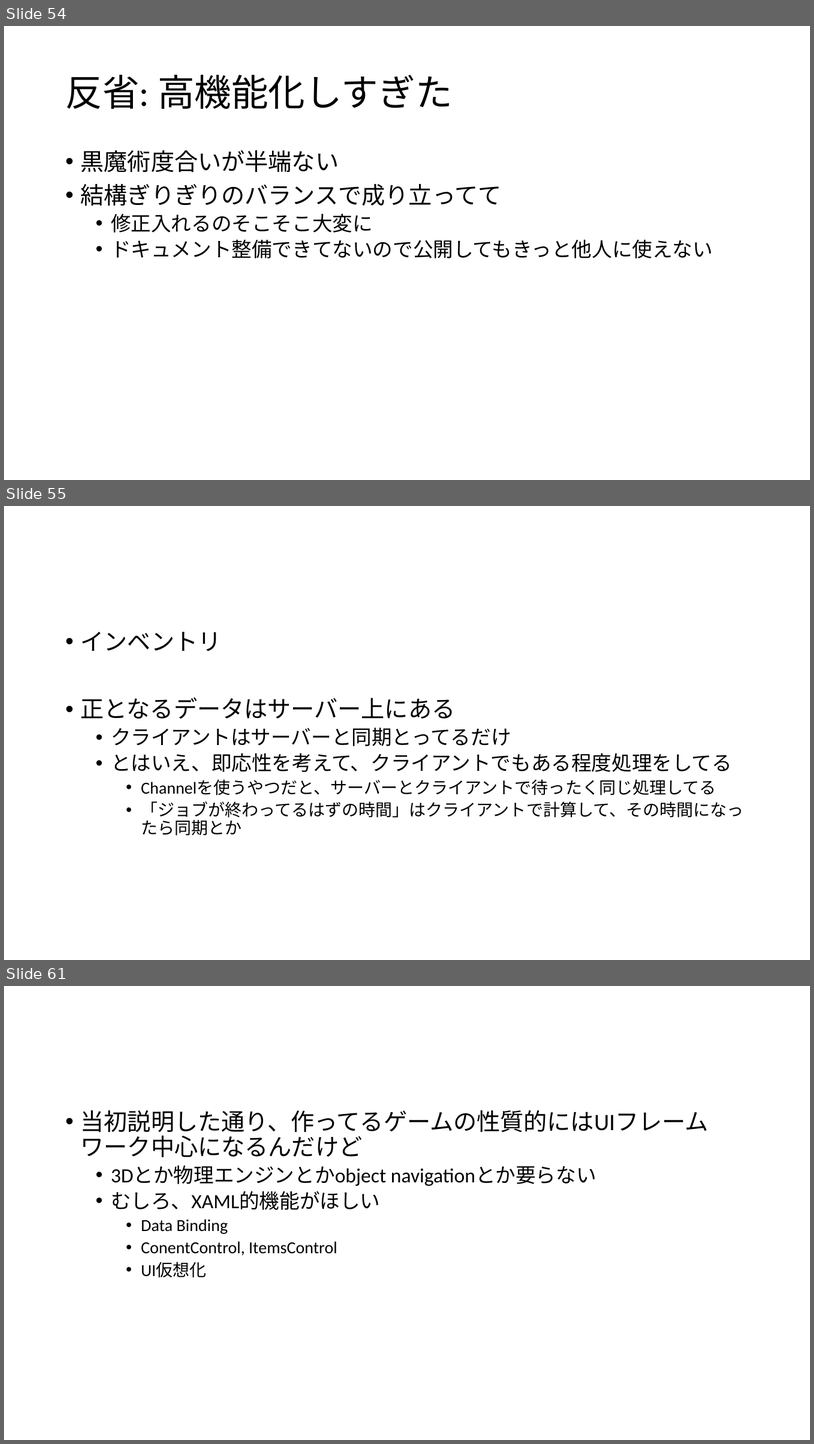
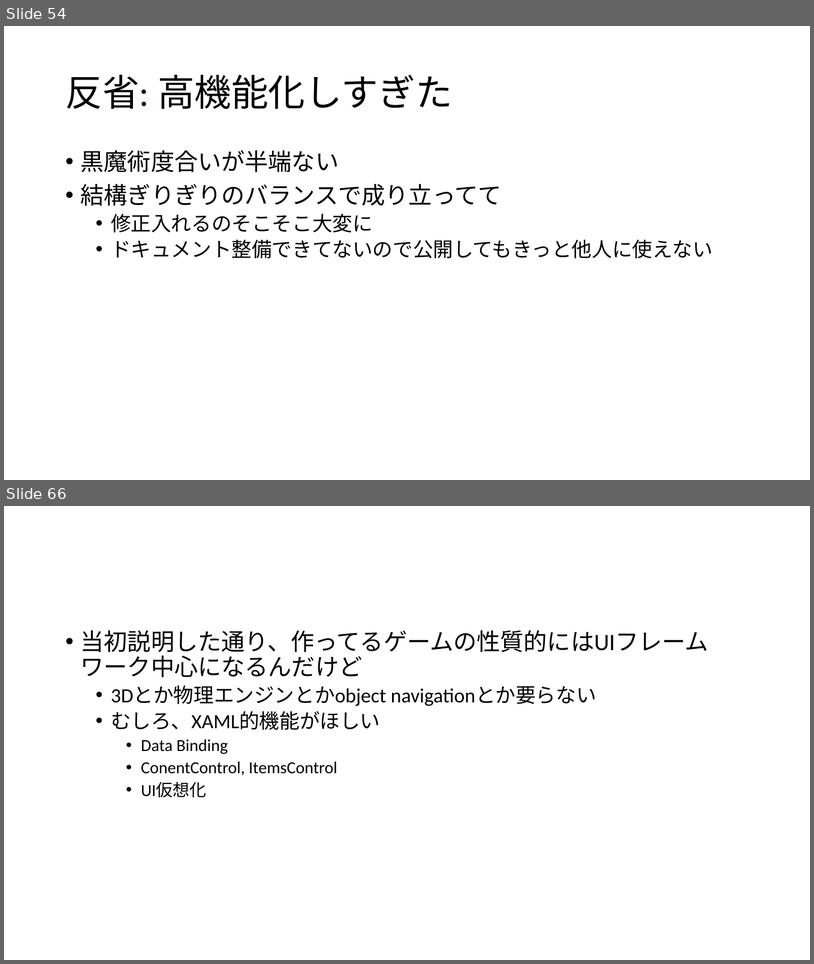
Before and after one commit to ppcuni/UnityCsharp20150321, a slide deck: doc/自社フレームワーク.pptx. Shown one above the other, each under a label of ours: slides 54, 55 and 61 before the commit, slides 54 and 66 after it; the slides between them are not shown. The pictures are 814x1444 and 814x964 pixels, drawn with LibreOffice and Linux fonts; fonts in the diff are those of the drawing. Boxes give left, top, right and bottom in pixels: in the first picture for what was removed or moved away, otherwise in the second. Text is boxed around its words. In the diff, an @@ line names an element or a change of style, - is before the commit and + after.

```diff
--- a/doc/自社フレームワーク.pptx
+++ b/doc/自社フレームワーク.pptx
@@ slide 55 removed at bbox=[4, 506, 810, 960], background #FFFFFF @@
@@ text removed at bbox=[81, 631, 744, 835] @@
-• インベントリ
-• 正となるデータはサーバー上にある
-  • クライアントはサーバーと同期とってるだけ
-  • とはいえ、即応性を考えて、クライアントでもある程度処理をしてる
-    • Channelを使うやつだと、サーバーとクライアントで待ったく同じ処理してる
-    • 「ジョブが終わってるはずの時間」はクライアントで計算して、その時間になったら同期とか
@@ what was slide 61 is now slide 66 @@
```
Also in this commit, not shown: 2 slides changed, 10 slides added, 4 other slides removed.
